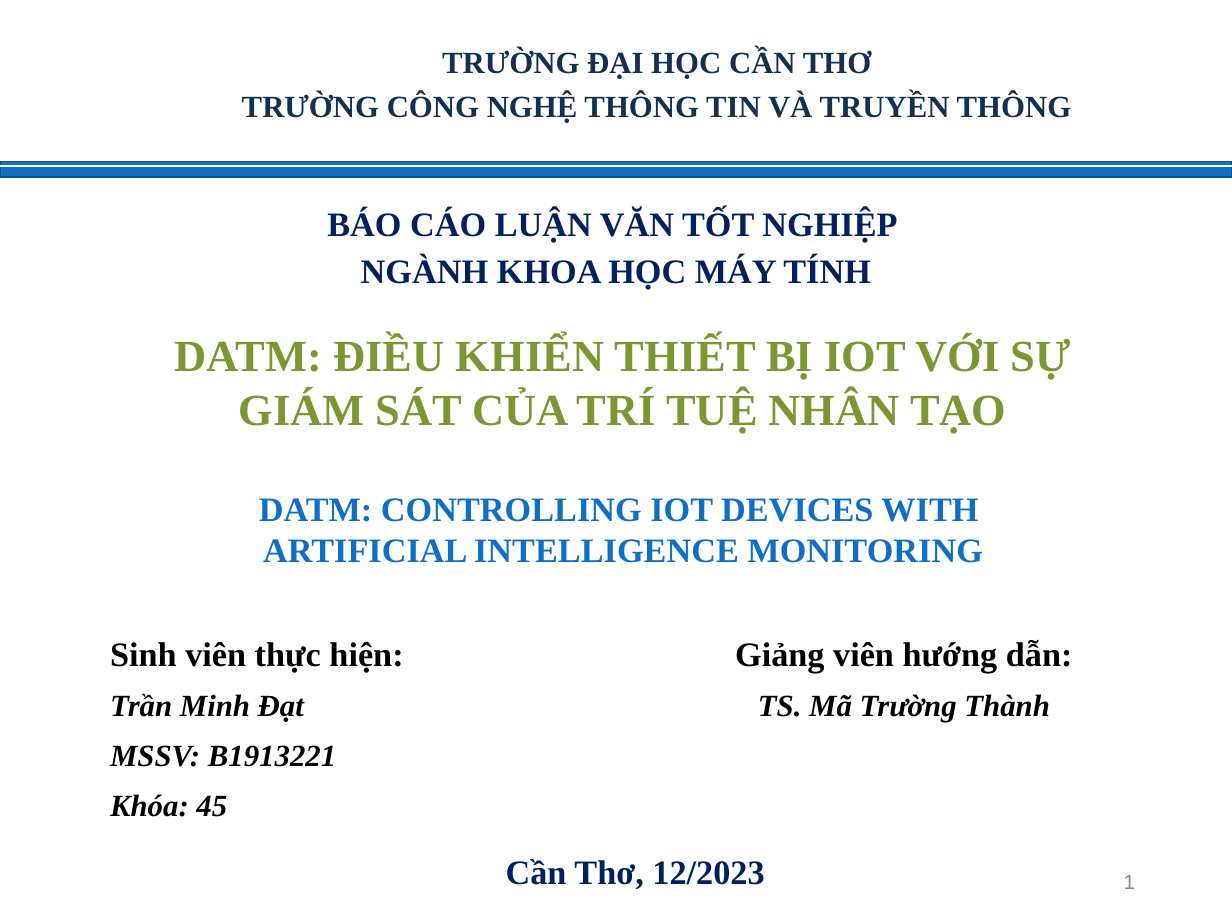
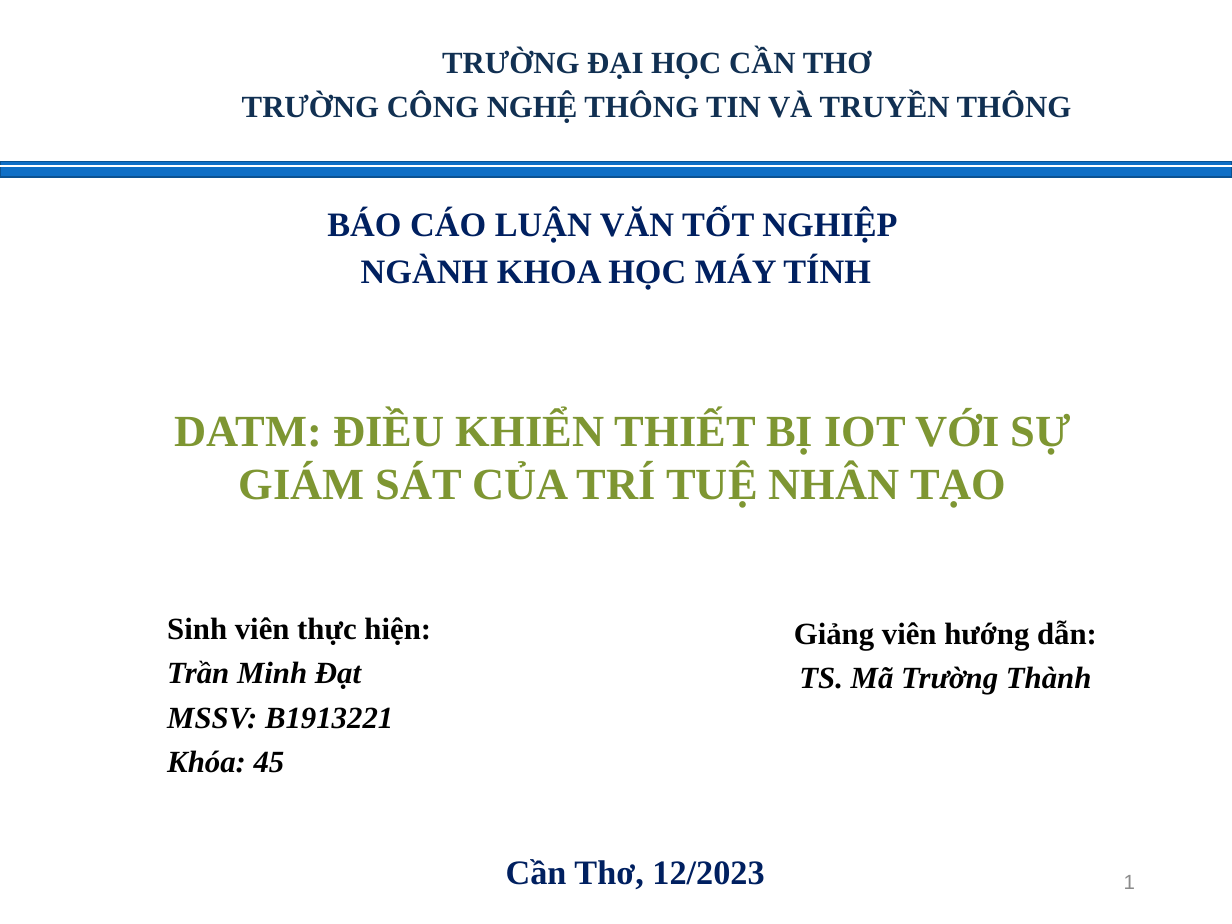
Before and after one commit to tmdat17/DATM_Predict_Person_Sleep_App, a slide deck: slide 1 of DATM.pptx. Drawn at 1232x924 pixels with LibreOffice and Linux fonts; fonts in the diff are those of the drawing; background and template pictures are left out. Boxes give left, top, right and bottom in pixels: in the first picture for what was removed or moved away, otherwise in the second. Text is boxed around its words. In the diff, an @@ line names an element or a change of style, - is before the commit and + after.

```diff
--- a/DATM.pptx
+++ b/DATM.pptx
@@ text "DATM: ĐIỀU KHIỂN THIẾT BỊ ...": place and size @@
-text "DATM: ĐIỀU KHIỂN THIẾT BỊ ..." at <box>175,336,1071,563</box>
+text "DATM: ĐIỀU KHIỂN THIẾT BỊ ..." at <box>175,411,1071,508</box>
@@ text at <box>259,498,982,563</box>: paragraphs removed @@
-DATM: CONTROLLING IOT DEVICES WITH
-ARTIFICIAL INTELLIGENCE MONITORING
@@ text added at <box>167,617,431,773</box>, 18 pt, text #000000, bold, italic @@
+Sinh viên thực hiện:
+Trần Minh Đạt
+MSSV: B1913221
+Khóa: 45
@@ text added at <box>794,620,1097,694</box>, 18 pt, text #000000, bold @@
+Giảng viên hướng dẫn:
+TS. Mã Trường Thành
@@ table removed at <box>97,630,1172,833</box>, 4 rows, 2 columns @@
-Sinh viên thực hiện: | Giảng viên hướng dẫn:
-Trần Minh Đạt | TS. Mã Trường Thành
-MSSV: B1913221 | 
-Khóa: 45 | 
```
Also in this commit, not shown: 24 other slides changed, 3 slides added, 1 other file.
